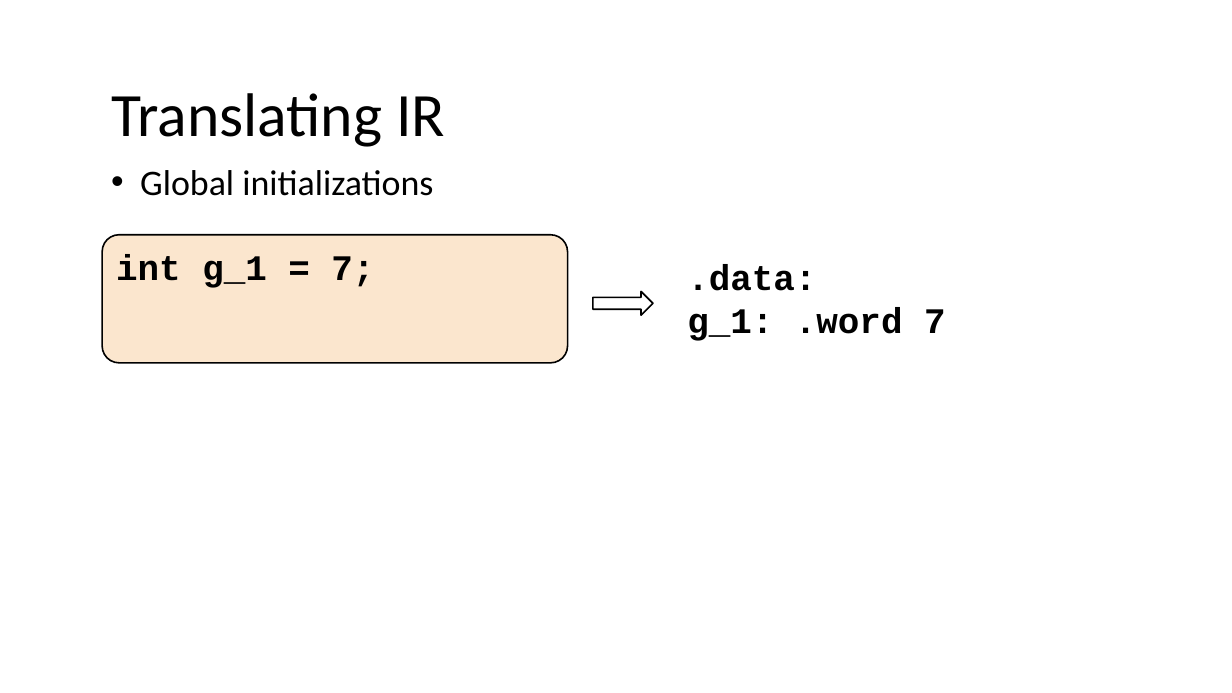
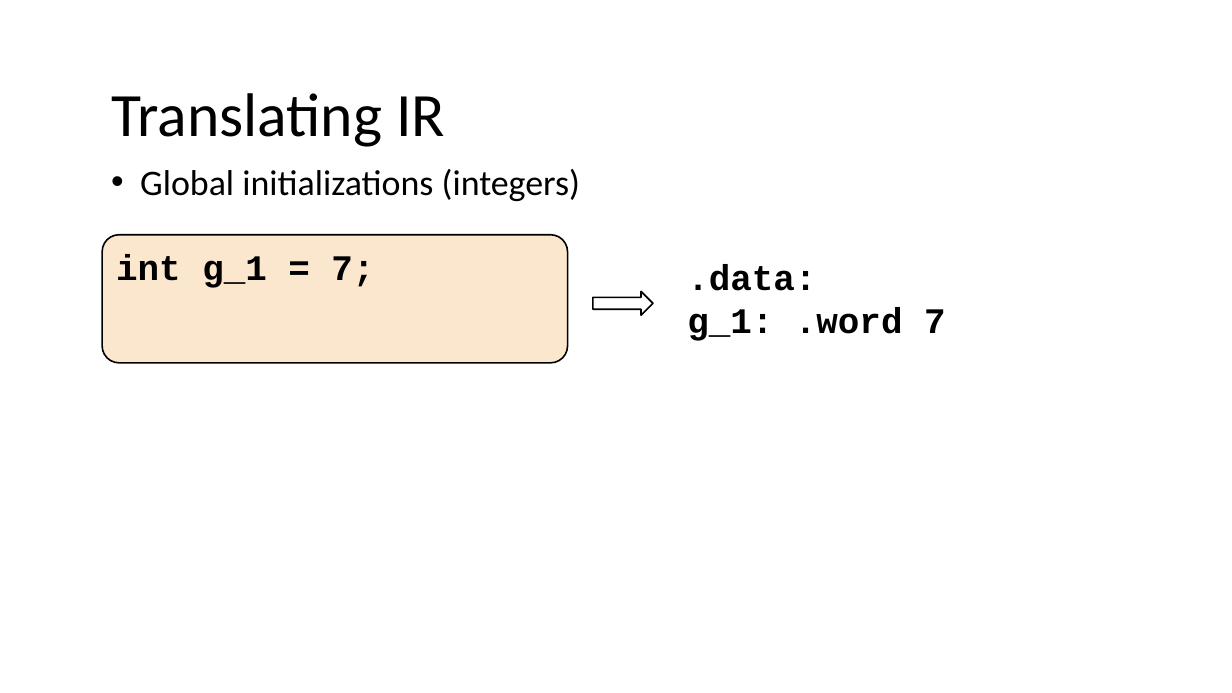
Before and after one commit to nivshani/compilation, a slide deck: slide 46 of slides/codegen.pptx. Drawn at 1232x693 pixels with LibreOffice and Linux fonts; fonts in the diff are those of the drawing. Boxes give left, top, right and bottom in pixels: in the first picture for what was removed or moved away, otherwise in the second. Text is boxed around its words. In the diff, an @@ line names an element or a change of style, - is before the commit and + after.

```diff
--- a/slides/codegen.pptx
+++ b/slides/codegen.pptx
@@ text at bbox=[140, 169, 580, 201]: text changed @@
-• Global initializations
+• Global initializations (integers)
```
Also in this commit, not shown: 14 other slides changed, 1 other file.
